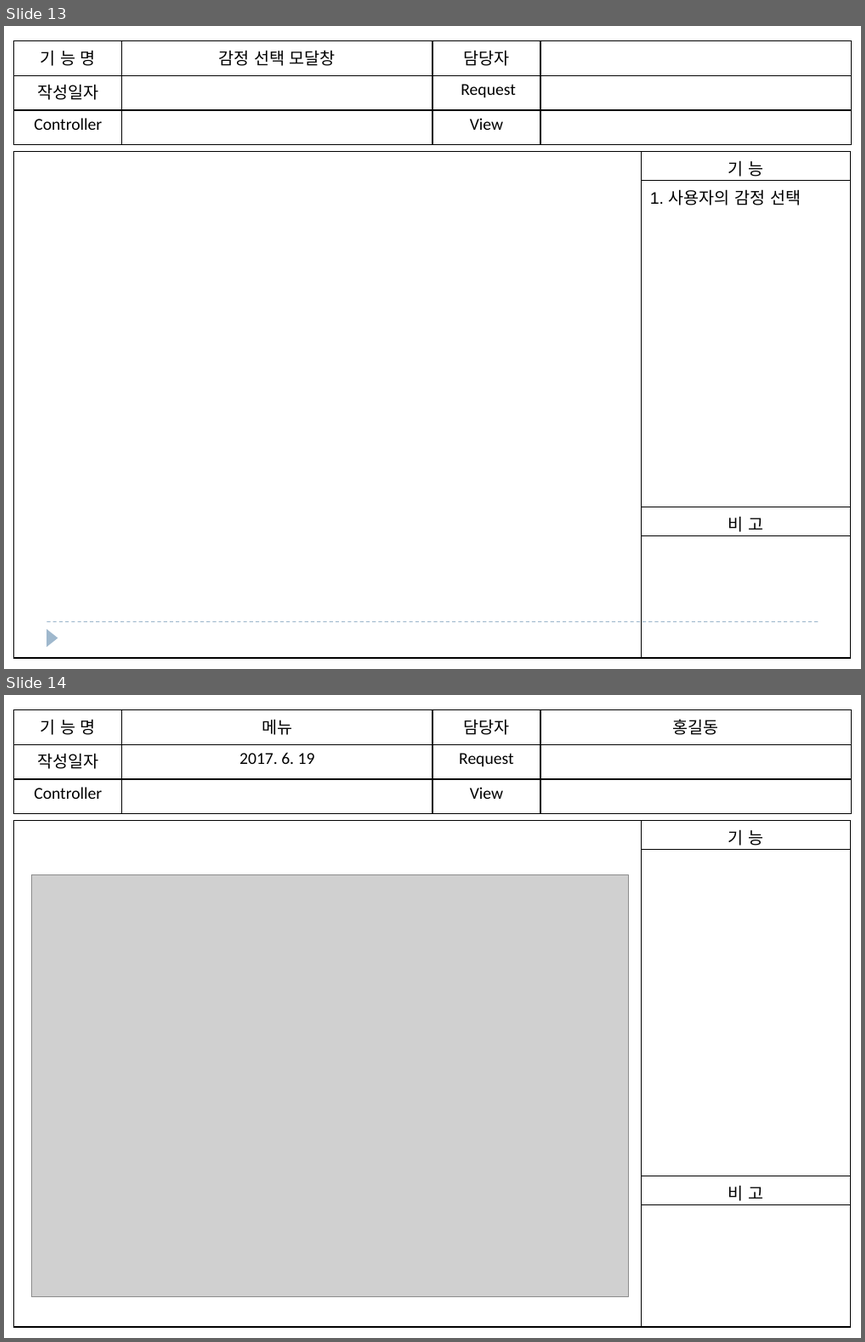
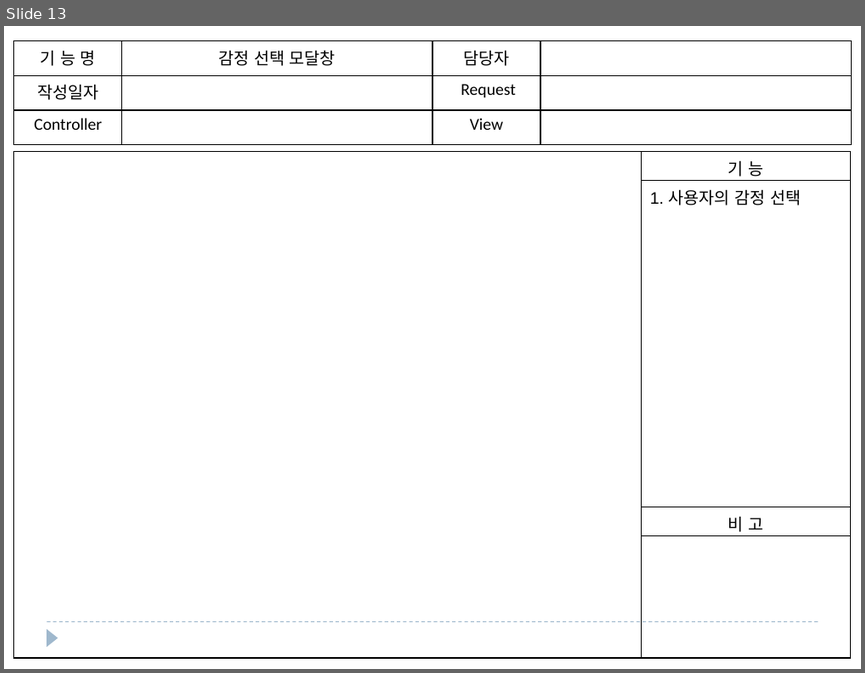
Before and after one commit to cr0ng/gitstart, a slide deck: gitTest/doc/스토리보드.pptx. Shown one above the other, each under a label of ours: slides 13 and 14 before the commit, slide 13 after it. The pictures are 865x1342 and 865x673 pixels, drawn with LibreOffice and Linux fonts; fonts in the diff are those of the drawing; grey boxes stand for pictures. Boxes give left, top, right and bottom in pixels: in the first picture for what was removed or moved away, otherwise in the second. Text is boxed around its words. In the diff, an @@ line names an element or a change of style, - is before the commit and + after.

```diff
--- a/gitTest/doc/스토리보드.pptx
+++ b/gitTest/doc/스토리보드.pptx
@@ slide 14 removed at (x1=4, y1=695, x2=861, y2=1338), background #FFFFFF @@
@@ table removed at (x1=14, y1=709, x2=851, y2=814), 3 rows, 4 columns @@
-기 능 명 | 메뉴 | 담당자 | 홍길동
-작성일자 | 2017. 6. 19 | Request | 
-Controller |  | View | 
@@ table removed at (x1=14, y1=821, x2=851, y2=1327), 4 rows, 2 columns @@
- | 기 능
- | 
- | 비 고
- | 
@@ picture removed at (x1=32, y1=875, x2=629, y2=1298) @@
```
Also in this commit, not shown: 11 slides changed.
